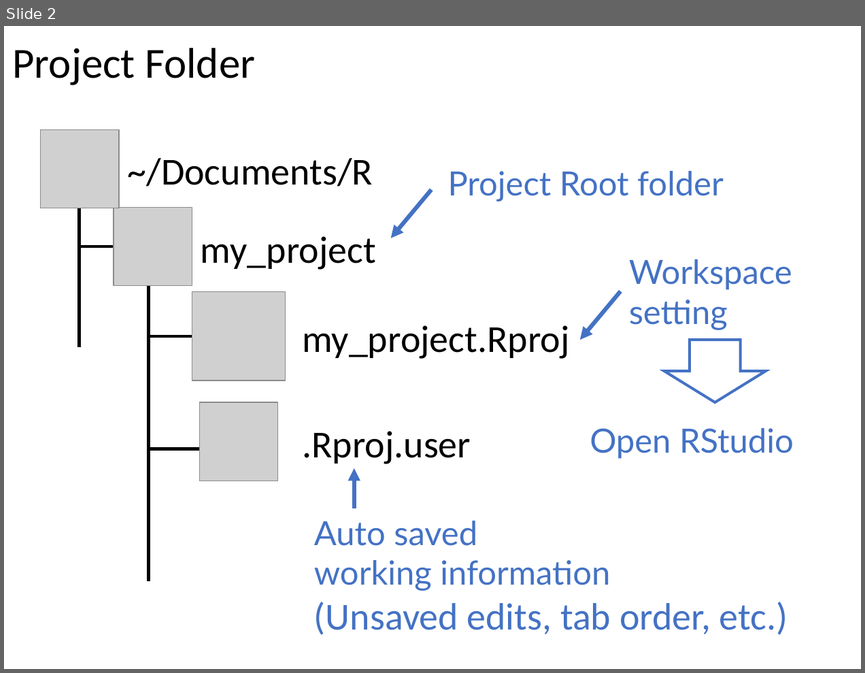
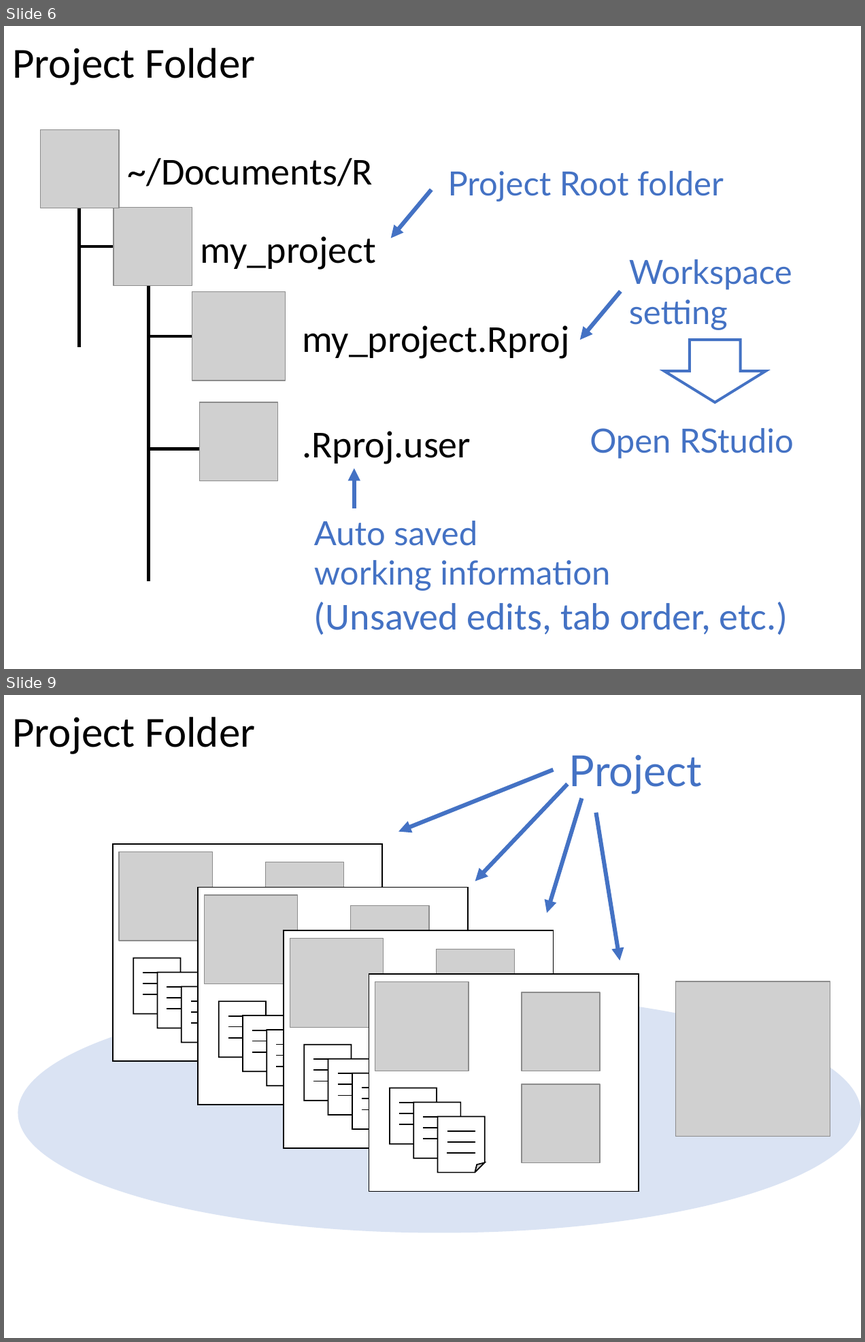
Before and after one commit to Kilometer0101/TokyoR86, a slide deck: プレゼンテーション1.pptx. Shown one above the other, each under a label of ours: slide 2 before the commit, slides 6 and 9 after it; the slides between them are not shown. The pictures are 865x673 and 865x1342 pixels, drawn with LibreOffice and Linux fonts; fonts in the diff are those of the drawing; grey boxes stand for pictures. Boxes give left, top, right and bottom in pixels: in the first picture for what was removed or moved away, otherwise in the second. Text is boxed around its words. In the diff, an @@ line names an element or a change of style, - is before the commit and + after.

```diff
--- a/プレゼンテーション1.pptx
+++ b/プレゼンテーション1.pptx
@@ slide 9 added at (x1=4, y1=695, x2=861, y2=1338), background #FFFFFF @@
@@ text added at (x1=12, y1=717, x2=255, y2=754), 36 pt, text #000000 @@
+Project Folder
@@ text added at (x1=569, y1=755, x2=702, y2=794), 36 pt, text #4472C4 @@
+Project
@@ arrow added from (553, 770) to (398, 831), #4472C4 3.5 pt @@
@@ arrow added from (568, 784) to (475, 881), #4472C4 3.5 pt @@
@@ arrow added from (581, 798) to (547, 913), #4472C4 3.5 pt @@
@@ arrow added from (596, 813) to (620, 961), #4472C4 3.5 pt @@
@@ ellipse added at (x1=18, y1=992, x2=861, y2=1233), fill #DAE3F3 @@
@@ picture added at (x1=676, y1=981, x2=831, y2=1136) @@
@@ group added at (x1=113, y1=844, x2=383, y2=1062): 9 lines, 3 folded corners, 2 pictures, 1 rectangle @@
@@ group added at (x1=198, y1=887, x2=468, y2=1104): 9 lines, 3 folded corners, 2 pictures, 1 rectangle @@
@@ group added at (x1=283, y1=930, x2=553, y2=1149): 9 lines, 3 folded corners, 2 pictures, 1 rectangle @@
@@ group added at (x1=369, y1=974, x2=639, y2=1191): 9 lines, 3 pictures, 3 folded corners, 1 rectangle @@
@@ what was slide 2 is now slide 6 @@
```
Also in this commit, not shown: 1 slide changed, 6 other slides added, 1 slide removed, 5 other files.
